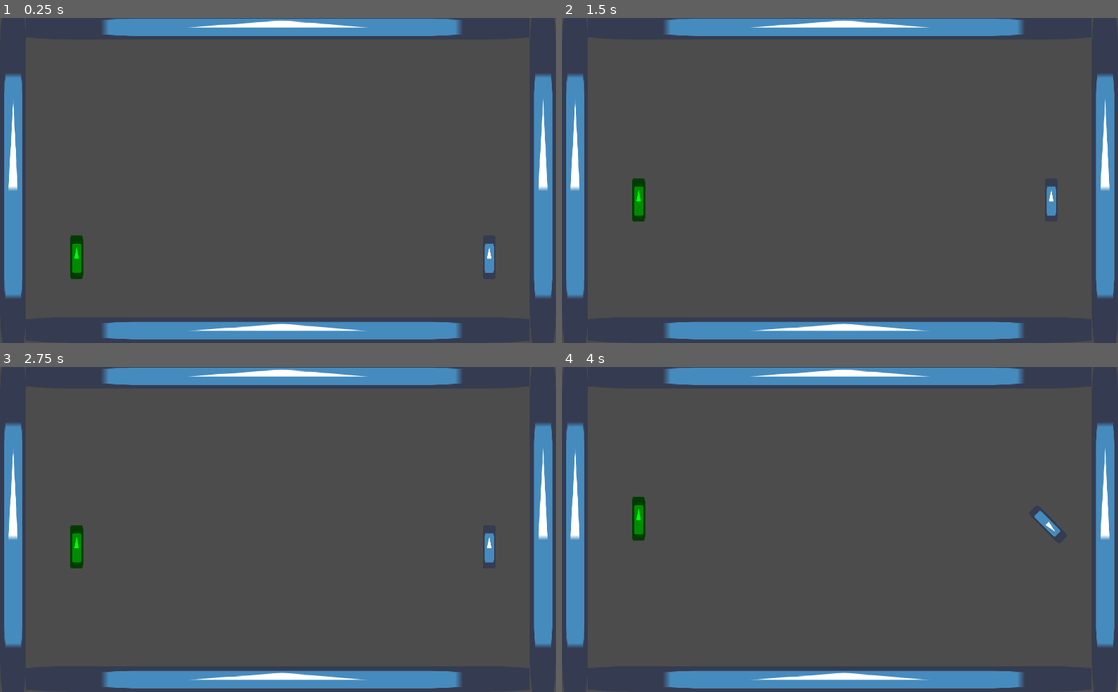
Above: before the commit, frames 1-4 (two rows, left to right).
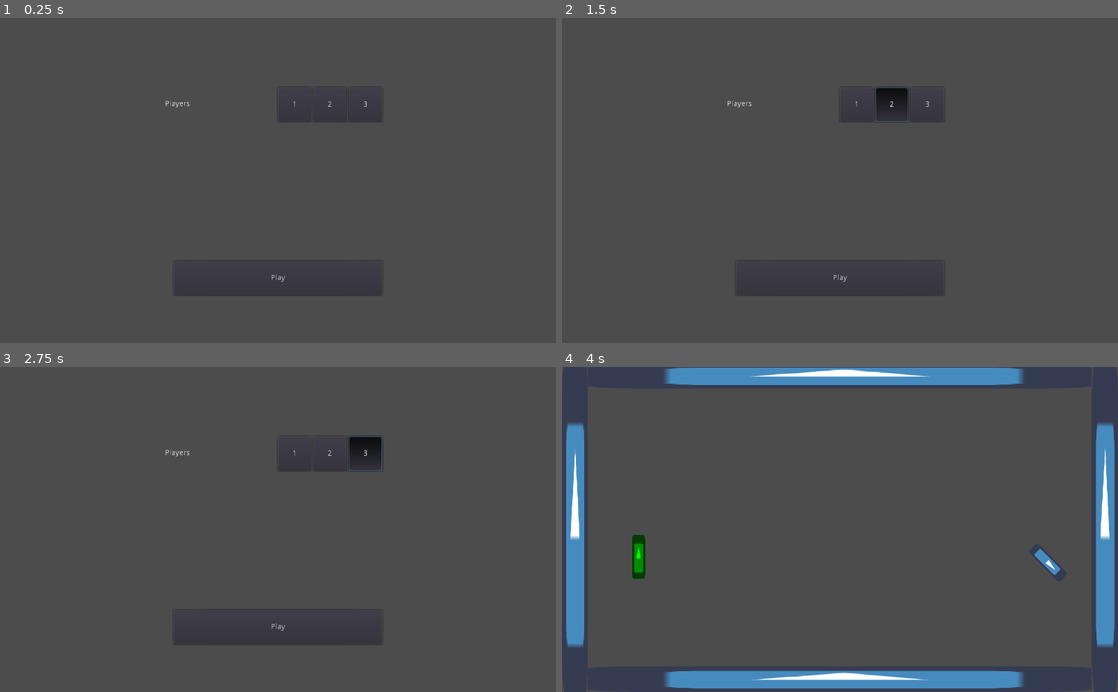
Above: after the commit, the same moments.

Repository: Ev01/PogoArena
Game: Godot game, scene res://Main.tscn
The game is run twice, just before and just after one commit, with the same random seed, the same clock (stepped at 60 frames per second) and the same inputs. The engine's default icon, where the game draws it, is replaced by a stand-in: a white triangle on a blue panel in a dark square.
Inputs (mouse positions are in pixels of both pictures, inside the frame that each line leads up to):
- Up to frame 1 (0.25 s): no input
- Up to frame 2 (1.5 s): click (856, 105) at 0.5 s, where only the run after the commit has a clickable "1"; click (890, 105) at 1.25 s, where only the run after the commit has a clickable "2"
- Up to frame 3 (2.75 s): click (366, 454) at 2 s, where only the run after the commit has a clickable "3"
- Up to frame 4 (4 s): click (840, 627) at 2.75 s, where only the run after the commit has a clickable "Play"; hold Right (rotate_right) from 3.53 s (still down)

The runs differ from the first frame. In frame 1, 12% of the frame differs, in the area x 0-100%, y 0-99%; in frame 2, 13%; in frame 3, 13%; in frame 4, 0.9%.

Commit message:
added a start menu

Diff:
--- /dev/null
+++ b/Main.gd
@@ -0,0 +1,22 @@
+extends Node2D
+
+export (PackedScene) var menu_scn
+export (PackedScene) var game_scn
+
+var current_scene
+
+# Called when the node enters the scene tree for the first time.
+func _ready():
+	change_scene_to(menu_scn)
+
+
+func change_scene_to(scene):
+	if current_scene:
+		current_scene.queue_free()
+
+	current_scene = scene.instance()
+	add_child(current_scene)
+
+
+func load_new_game(player_count):
+	change_scene_to(game_scn)
--- a/Main.tscn
+++ b/Main.tscn
@@ -1,71 +1,10 @@
-[gd_scene load_steps=6 format=2]
+[gd_scene load_steps=4 format=2]
 
-[ext_resource path="res://icon.png" type="Texture" id=1]
-[ext_resource path="res://Player/Player.tscn" type="PackedScene" id=2]
-[ext_resource path="res://World.gd" type="Script" id=3]
-
-[sub_resource type="RectangleShape2D" id=1]
-extents = Vector2( 512, 24 )
-
-[sub_resource type="RectangleShape2D" id=2]
-extents = Vector2( 24, 256 )
+[ext_resource path="res://Main.gd" type="Script" id=1]
+[ext_resource path="res://World.tscn" type="PackedScene" id=2]
+[ext_resource path="res://UI/Menu.tscn" type="PackedScene" id=3]
 
 [node name="Main" type="Node2D"]
-
-[node name="Player1" parent="." instance=ExtResource( 2 )]
-position = Vector2( 896, 432 )
-respawn_point_path = NodePath("../World/Respawn")
-
-[node name="Player2" parent="." instance=ExtResource( 2 )]
-modulate = Color( 0, 1, 0.0117647, 1 )
-position = Vector2( 136, 432 )
-action_rotate_left = "rotate_left_p2"
-action_rotate_right = "rotate_right_p2"
-respawn_point_path = NodePath("../World/Respawn2")
-
-[node name="World" type="Node2D" parent="."]
-script = ExtResource( 3 )
-
-[node name="StaticBody2D" type="StaticBody2D" parent="World"]
-
-[node name="CollisionShape2D" type="CollisionShape2D" parent="World/StaticBody2D"]
-position = Vector2( 512, 576 )
-shape = SubResource( 1 )
-
-[node name="CollisionShape2D4" type="CollisionShape2D" parent="World/StaticBody2D"]
-position = Vector2( 512, 16 )
-shape = SubResource( 1 )
-
-[node name="CollisionShape2D2" type="CollisionShape2D" parent="World/StaticBody2D"]
-position = Vector2( 24, 296 )
-shape = SubResource( 2 )
-
-[node name="CollisionShape2D3" type="CollisionShape2D" parent="World/StaticBody2D"]
-position = Vector2( 1000, 296 )
-shape = SubResource( 2 )
-
-[node name="Sprite" type="Sprite" parent="World/StaticBody2D"]
-position = Vector2( 24, 296 )
-scale = Vector2( 0.75, 9.5 )
-texture = ExtResource( 1 )
-
-[node name="Sprite2" type="Sprite" parent="World/StaticBody2D"]
-position = Vector2( 1000, 296 )
-scale = Vector2( 0.75, 9.5 )
-texture = ExtResource( 1 )
-
-[node name="Sprite3" type="Sprite" parent="World/StaticBody2D"]
-position = Vector2( 512, 576 )
-scale = Vector2( 14.5, 0.75 )
-texture = ExtResource( 1 )
-
-[node name="Sprite4" type="Sprite" parent="World/StaticBody2D"]
-position = Vector2( 512, 16.0001 )
-scale = Vector2( 14.5, 0.75 )
-texture = ExtResource( 1 )
-
-[node name="Respawn" type="Position2D" parent="World"]
-position = Vector2( 896, 432 )
-
-[node name="Respawn2" type="Position2D" parent="World"]
-position = Vector2( 136, 432 )
+script = ExtResource( 1 )
+menu_scn = ExtResource( 3 )
+game_scn = ExtResource( 2 )
--- a/Player/Player.gd
+++ b/Player/Player.gd
@@ -34,7 +34,6 @@
 
 	is_dead = true
 	#Engine.time_scale = 0.2
-	print("dead")
 	respawn_timer.start()
 	yield(respawn_timer, "timeout")
 	respawn()
@@ -51,14 +50,9 @@
 
 func bounce(body):
 	if body != self:
-		print(linear_velocity.length())
-
 		#apply_central_impulse(Vector2(linear_velocity.length() * mass + bounce_power, 0).rotated(rotation - PI/2))
 		apply_central_impulse(Vector2(bounce_power, 0).rotated(rotation - PI/2))
 
-
-func _on_Player_body_entered(body):
-	pass
 
 
 func _on_FootArea_body_entered(body):
--- a/Player/Player.tscn
+++ b/Player/Player.tscn
@@ -53,8 +53,5 @@
 [node name="RespawnTimer" type="Timer" parent="."]
 wait_time = 0.3
 
-[node name="Tween" type="Tween" parent="."]
-
-[connection signal="body_entered" from="." to="." method="_on_Player_body_entered"]
 [connection signal="body_entered" from="FootArea" to="." method="_on_FootArea_body_entered"]
 [connection signal="body_entered" from="HeadArea" to="." method="_on_HeadArea_body_entered"]
--- /dev/null
+++ b/UI/Menu.gd
@@ -0,0 +1,8 @@
+extends Control
+
+
+onready var player_num_button = $PlayersOption/PlayerNumButton
+onready var main = get_node("/root/Main")
+
+func _on_PlayButton_pressed():
+	main.load_new_game(player_num_button.current_value)
--- /dev/null
+++ b/UI/Menu.tscn
@@ -0,0 +1,52 @@
+[gd_scene load_steps=3 format=2]
+
+[ext_resource path="res://UI/MultiSelectButton/MultiSelectButton.tscn" type="PackedScene" id=1]
+[ext_resource path="res://UI/Menu.gd" type="Script" id=2]
+
+[node name="Menu" type="Control"]
+anchor_right = 1.0
+anchor_bottom = 1.0
+script = ExtResource( 2 )
+__meta__ = {
+"_edit_use_anchors_": false
+}
+
+[node name="PlayButton" type="Button" parent="."]
+margin_left = 320.0
+margin_top = 448.0
+margin_right = 704.0
+margin_bottom = 512.0
+text = "Play"
+__meta__ = {
+"_edit_use_anchors_": false
+}
+
+[node name="PlayersOption" type="Control" parent="."]
+margin_left = 304.0
+margin_top = 128.0
+margin_right = 696.0
+margin_bottom = 200.0
+__meta__ = {
+"_edit_use_anchors_": false
+}
+
+[node name="Players" type="Label" parent="PlayersOption"]
+margin_top = 24.0
+margin_right = 46.0
+margin_bottom = 38.0
+text = "Players"
+__meta__ = {
+"_edit_use_anchors_": false
+}
+
+[node name="PlayerNumButton" parent="PlayersOption" instance=ExtResource( 1 )]
+margin_left = 208.0
+margin_right = 400.0
+margin_bottom = 64.0
+buttons = {
+"1": 1,
+"2": 2,
+"3": 3
+}
+
+[connection signal="pressed" from="PlayButton" to="." method="_on_PlayButton_pressed"]
--- /dev/null
+++ b/UI/MultiSelectButton/MultiSelectButton.gd
@@ -0,0 +1,25 @@
+extends HBoxContainer
+
+# display_name: value pairs
+export (Dictionary) var buttons
+
+var current_value
+
+onready var button_group = ButtonGroup.new()
+
+func _ready():
+	for child in get_children():
+		child.queue_free()
+
+	for name in buttons.keys():
+		var new_button = Button.new()
+		new_button.group = button_group
+		new_button.toggle_mode = true
+		new_button.text = name
+		add_child(new_button)
+		new_button.connect("pressed", self, "_on_button_pressed", [name])
+		new_button.size_flags_horizontal = SIZE_EXPAND_FILL
+
+
+func _on_button_pressed(name):
+	current_value = buttons[name]
--- /dev/null
+++ b/UI/MultiSelectButton/MultiSelectButton.tscn
@@ -0,0 +1,16 @@
+[gd_scene load_steps=2 format=2]
+
+[ext_resource path="res://UI/MultiSelectButton/MultiSelectButton.gd" type="Script" id=1]
+
+[node name="MultiSelectButton" type="HBoxContainer"]
+margin_right = 40.0
+margin_bottom = 40.0
+script = ExtResource( 1 )
+__meta__ = {
+"_edit_use_anchors_": false
+}
+buttons = {
+"1": 1,
+"2": 2,
+"3": 3
+}
--- /dev/null
+++ b/UI/NumberButton/NumberButton.gd
@@ -0,0 +1,20 @@
+extends Control
+
+export var min_value = 0
+export var max_value = 4
+export var value = 0 setget _set_value
+
+onready var value_label = $Value
+
+func _on_Up_pressed():
+	self.value = clamp(value + 1, min_value, max_value)
+
+
+func _on_Down_pressed():
+	self.value = clamp(value - 1, min_value, max_value)
+
+
+func _set_value(val):
+	value = val
+	if value_label:
+		value_label.text = str(val)
--- /dev/null
+++ b/UI/NumberButton/NumberButton.tscn
@@ -0,0 +1,49 @@
+[gd_scene load_steps=3 format=2]
+
+[ext_resource path="res://UI/NumberButton/NumberButton.gd" type="Script" id=1]
+[ext_resource path="res://icon.png" type="Texture" id=2]
+
+[node name="NumberButton" type="Control"]
+margin_right = 40.0
+margin_bottom = 40.0
+script = ExtResource( 1 )
+min_value = 2
+value = 2
+
+[node name="Up" type="TextureButton" parent="."]
+margin_left = 600.0
+margin_top = 168.0
+margin_right = 632.0
+margin_bottom = 200.0
+texture_normal = ExtResource( 2 )
+texture_pressed = ExtResource( 2 )
+texture_hover = ExtResource( 2 )
+expand = true
+__meta__ = {
+"_edit_use_anchors_": false
+}
+
+[node name="Down" type="TextureButton" parent="."]
+margin_left = 600.0
+margin_top = 200.0
+margin_right = 632.0
+margin_bottom = 232.0
+texture_normal = ExtResource( 2 )
+texture_pressed = ExtResource( 2 )
+texture_hover = ExtResource( 2 )
+expand = true
+__meta__ = {
+"_edit_use_anchors_": false
+}
+
+[node name="Value" type="Label" parent="."]
+margin_left = 544.0
+margin_top = 176.0
+margin_right = 584.0
+margin_bottom = 216.0
+text = "2"
+align = 1
+valign = 1
+
+[connection signal="pressed" from="Up" to="." method="_on_Up_pressed"]
+[connection signal="pressed" from="Down" to="." method="_on_Down_pressed"]
--- /dev/null
+++ b/World.tscn
@@ -0,0 +1,74 @@
+[gd_scene load_steps=7 format=2]
+
+[ext_resource path="res://Player/Player.tscn" type="PackedScene" id=1]
+[ext_resource path="res://World.gd" type="Script" id=3]
+[ext_resource path="res://icon.png" type="Texture" id=4]
+
+[sub_resource type="RectangleShape2D" id=1]
+extents = Vector2( 512, 24 )
+
+[sub_resource type="RectangleShape2D" id=2]
+extents = Vector2( 24, 256 )
+
+[sub_resource type="PhysicsMaterial" id=3]
+friction = 0.2
+
+[node name="World" type="Node2D"]
+script = ExtResource( 3 )
+
+[node name="StaticBody2D" type="StaticBody2D" parent="."]
+
+[node name="CollisionShape2D" type="CollisionShape2D" parent="StaticBody2D"]
+position = Vector2( 512, 576 )
+shape = SubResource( 1 )
+
+[node name="CollisionShape2D4" type="CollisionShape2D" parent="StaticBody2D"]
+position = Vector2( 512, 16 )
+shape = SubResource( 1 )
+
+[node name="CollisionShape2D2" type="CollisionShape2D" parent="StaticBody2D"]
+position = Vector2( 24, 296 )
+shape = SubResource( 2 )
+
+[node name="CollisionShape2D3" type="CollisionShape2D" parent="StaticBody2D"]
+position = Vector2( 1000, 296 )
+shape = SubResource( 2 )
+
+[node name="Sprite" type="Sprite" parent="StaticBody2D"]
+position = Vector2( 24, 296 )
+scale = Vector2( 0.75, 9.5 )
+texture = ExtResource( 4 )
+
+[node name="Sprite2" type="Sprite" parent="StaticBody2D"]
+position = Vector2( 1000, 296 )
+scale = Vector2( 0.75, 9.5 )
+texture = ExtResource( 4 )
+
+[node name="Sprite3" type="Sprite" parent="StaticBody2D"]
+position = Vector2( 512, 576 )
+scale = Vector2( 14.5, 0.75 )
+texture = ExtResource( 4 )
+
+[node name="Sprite4" type="Sprite" parent="StaticBody2D"]
+position = Vector2( 512, 16.0001 )
+scale = Vector2( 14.5, 0.75 )
+texture = ExtResource( 4 )
+
+[node name="Respawn" type="Position2D" parent="."]
+position = Vector2( 896, 432 )
+
+[node name="Respawn2" type="Position2D" parent="."]
+position = Vector2( 136, 432 )
+
+[node name="Player1" parent="." instance=ExtResource( 1 )]
+position = Vector2( 896, 432 )
+physics_material_override = SubResource( 3 )
+respawn_point_path = NodePath("../Respawn")
+
+[node name="Player2" parent="." instance=ExtResource( 1 )]
+modulate = Color( 0, 1, 0.0117647, 1 )
+position = Vector2( 136, 432 )
+physics_material_override = SubResource( 3 )
+action_rotate_left = "rotate_left_p2"
+action_rotate_right = "rotate_right_p2"
+respawn_point_path = NodePath("../Respawn2")
